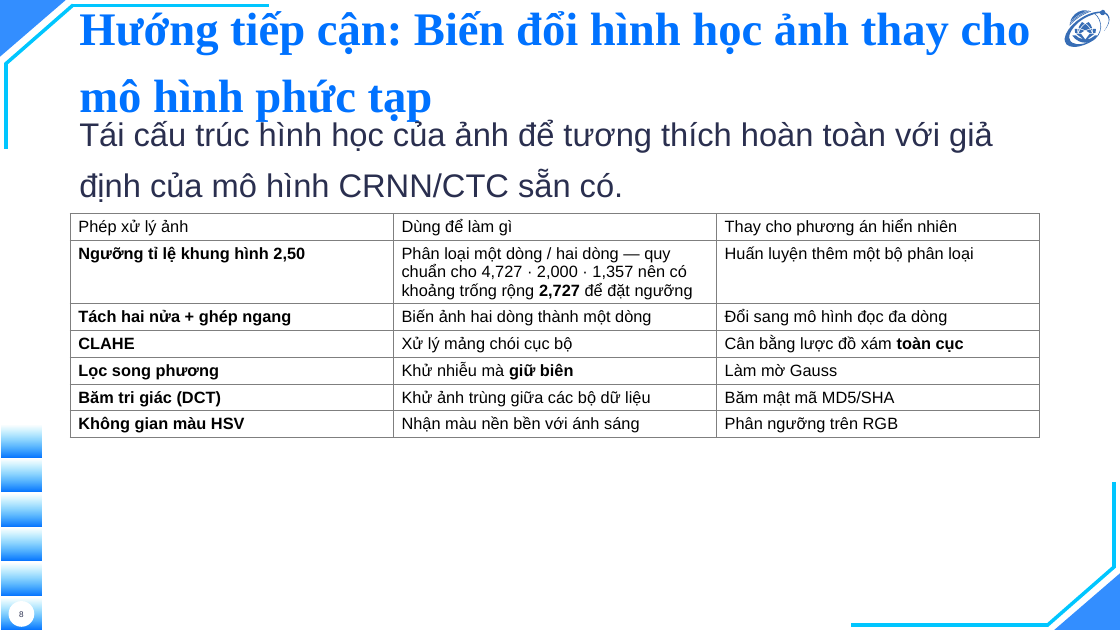
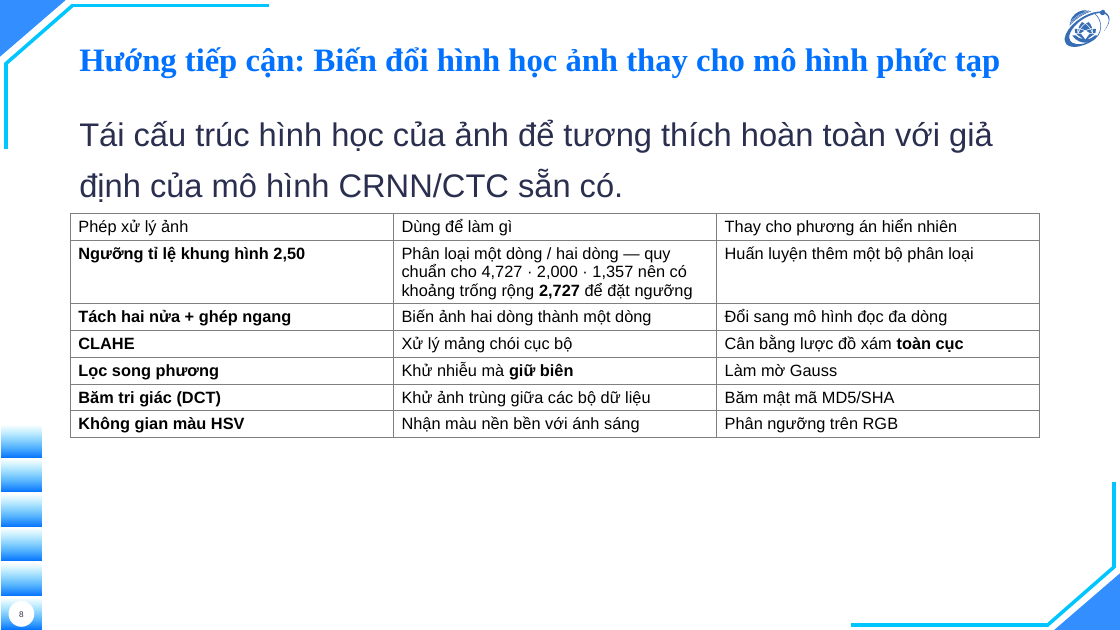
Before and after one commit to hieunguyen2604/alpr-do-an-mon-hoc, a slide deck: slide 8 of nop/02-slide-mon-hoc.pptx. Drawn at 1120x630 pixels with LibreOffice and Linux fonts; fonts in the diff are those of the drawing; background and template pictures are left out. Boxes give left, top, right and bottom in pixels: in the first picture for what was removed or moved away, otherwise in the second. Text is boxed around its words. In the diff, an @@ line names an element or a change of style, - is before the commit and + after.

```diff
--- a/nop/02-slide-mon-hoc.pptx
+++ b/nop/02-slide-mon-hoc.pptx
@@ title "Hướng tiếp cận: Biến đổi ..." at (x1=79, y1=47, x2=1000, y2=78): size 40 to 28 pt @@
```
Also in this commit, not shown: 7 other slides changed, 3 other files.
